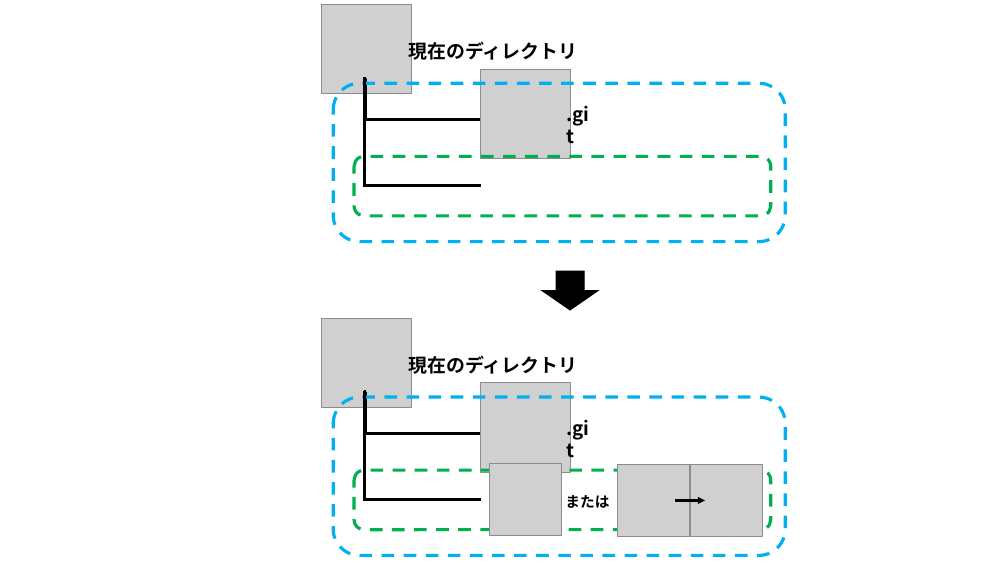
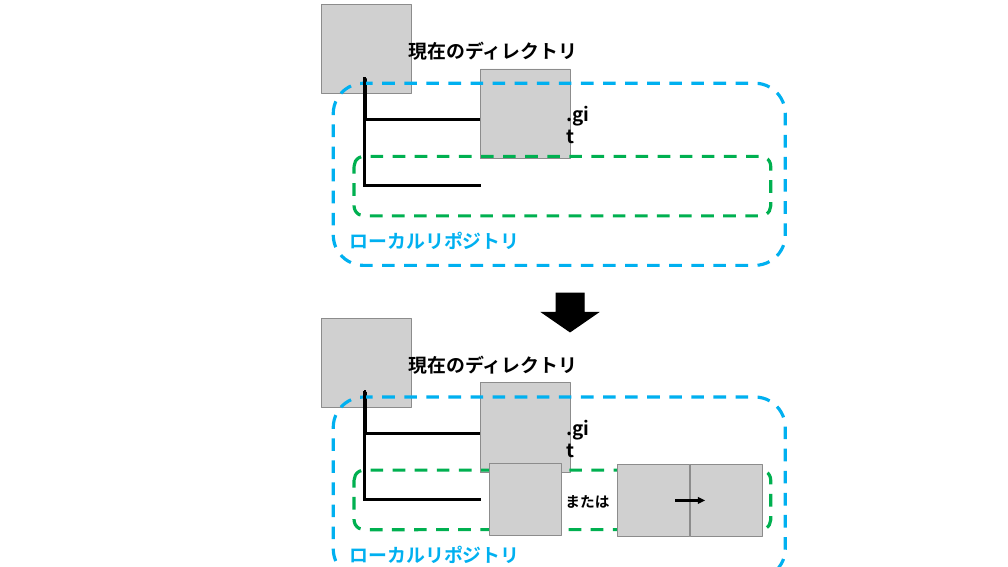
Before and after one commit to nishida2073/ai_navive, a slide deck: slide 27 of 01_テキスト/Git入門_図.pptx. Drawn at 1008x567 pixels with LibreOffice and Linux fonts; fonts in the diff are those of the drawing; grey boxes stand for pictures. Boxes give left, top, right and bottom in pixels: in the first picture for what was removed or moved away, otherwise in the second. Text is boxed around its words. In the diff, an @@ line names an element or a change of style, - is before the commit and + after.

```diff
--- a/01_テキスト/Git入門_図.pptx
+++ b/01_テキスト/Git入門_図.pptx
@@ rounded rectangle "ローカルリポジトリ": place and size @@
-rounded rectangle "ローカルリポジトリ" at [333,83,786,241]
+rounded rectangle "ローカルリポジトリ" at [333,83,786,265]
@@ text in rounded rectangle at [350,231,520,249]: text added @@
+ローカルリポジトリ
@@ right arrow: place and size @@
-right arrow at [542,271,598,310]
+right arrow at [542,293,598,332]
@@ rounded rectangle "ローカルリポジトリ": place and size @@
-rounded rectangle "ローカルリポジトリ" at [333,397,786,555]
+rounded rectangle "ローカルリポジトリ" at [333,397,786,567]
@@ text in rounded rectangle at [350,545,520,563]: text added @@
+ローカルリポジトリ
```
Also in this commit, not shown: 10 other slides changed, 1 slide added, 1 other file.
